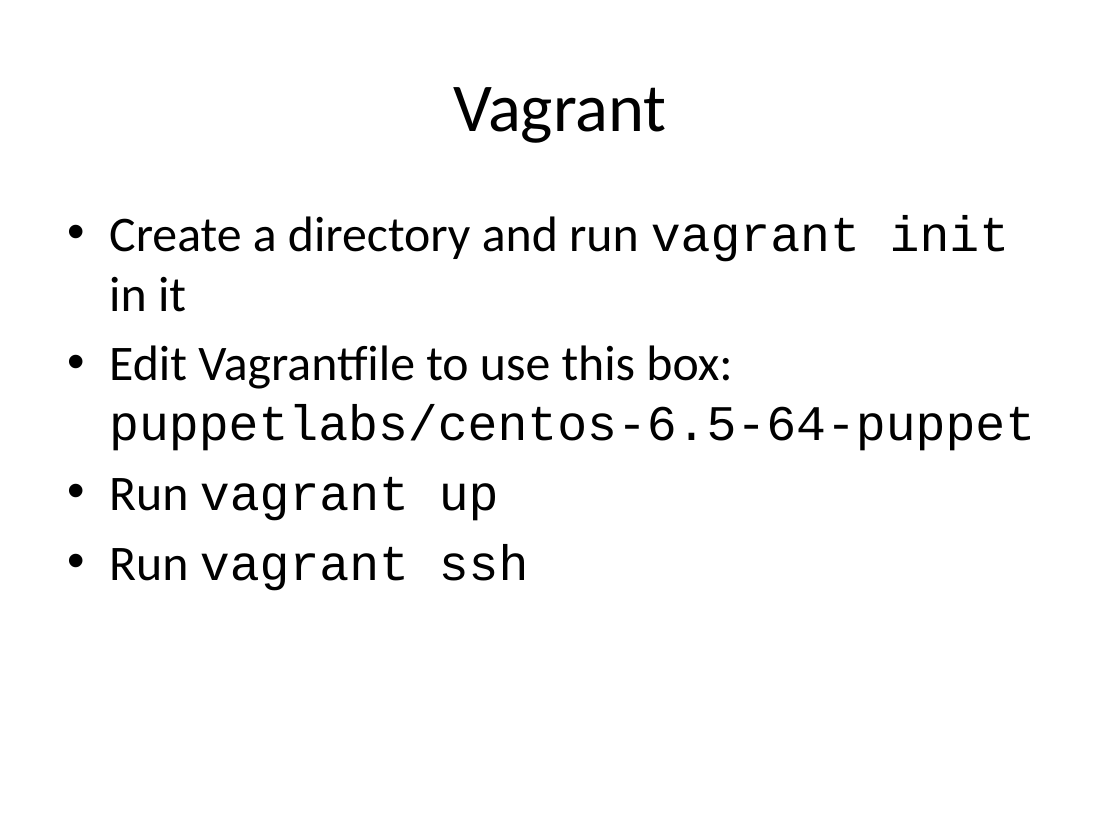
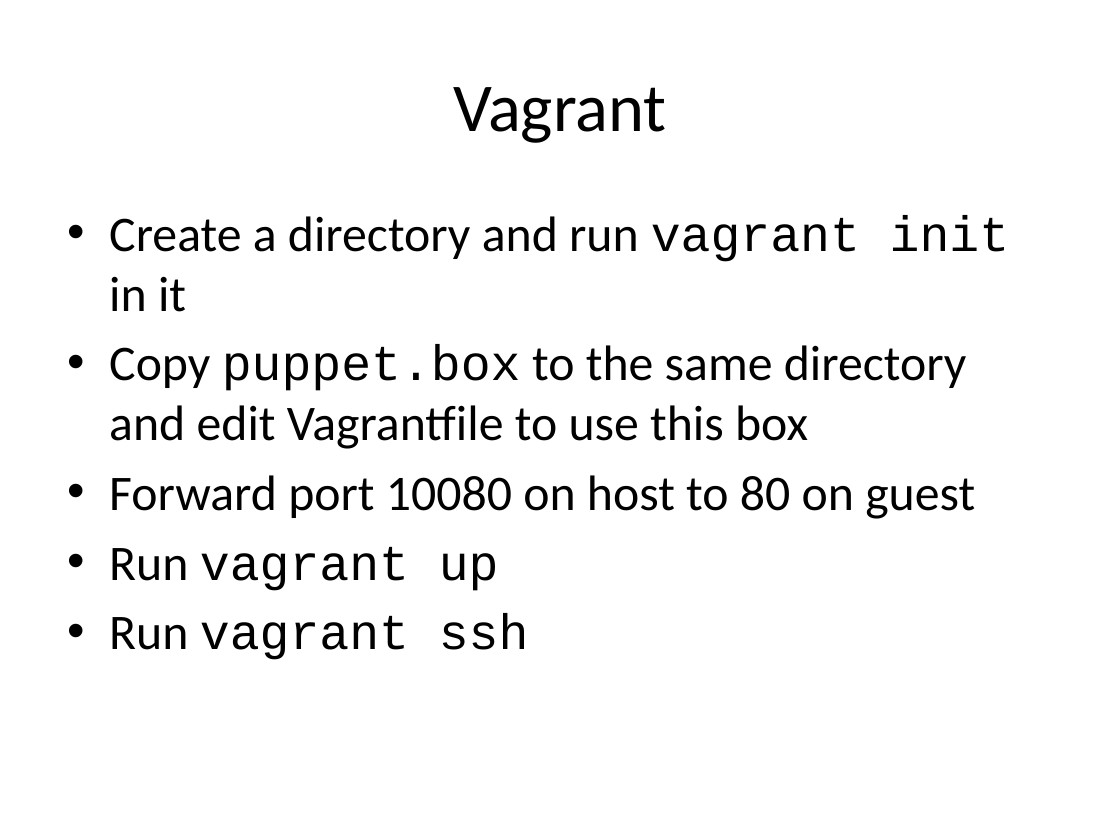
Before and after one commit to andeemarks/xconf-sydney-2014-workshops, a slide deck: slide 6 of 01-provision/xconf-sydney-2014-provision.pptx. Drawn at 1120x840 pixels with LibreOffice and Linux fonts; fonts in the diff are those of the drawing. Boxes give left, top, right and bottom in pixels: in the first picture for what was removed or moved away, otherwise in the second. Text is boxed around its words. In the diff, an @@ line names an element or a change of style, - is before the commit and + after.

Commit message:
updated provisioning slide

```diff
--- a/01-provision/xconf-sydney-2014-provision.pptx
+++ b/01-provision/xconf-sydney-2014-provision.pptx
@@ text at (109, 344, 975, 519): text changed; font Courier New to Calibri @@
-• Edit Vagrantfile to use this box:
-  puppetlabs/centos-6.5-64-puppet
+• Copy puppet.box to the same directory and edit Vagrantfile to use this box
+• Forward port 10080 on host to 80 on guest
```
Also in this commit, not shown: 1 other file.
